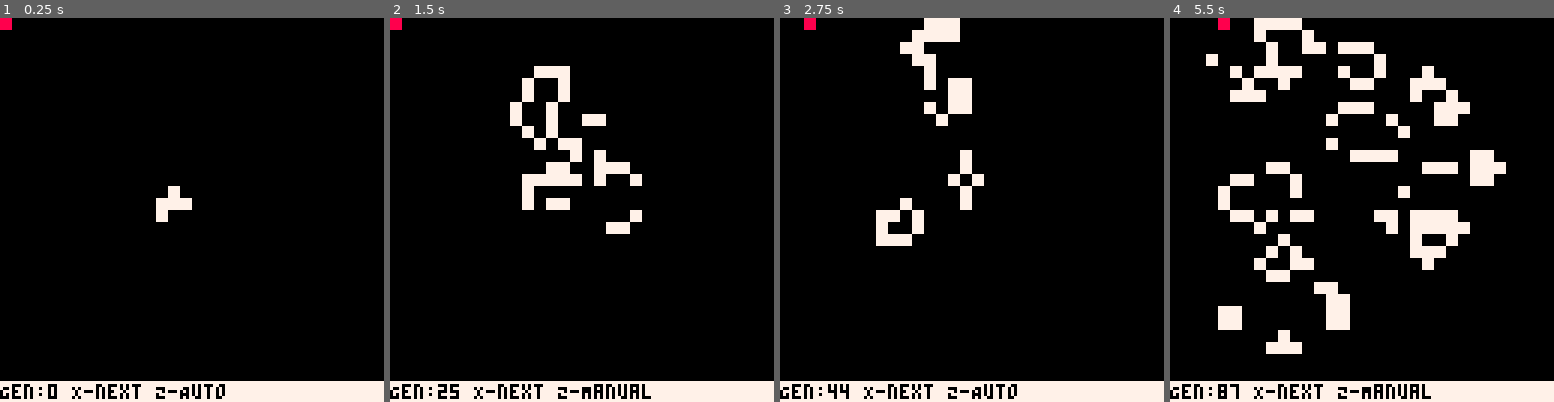
Above: before the commit, frames 1-4 (left to right).
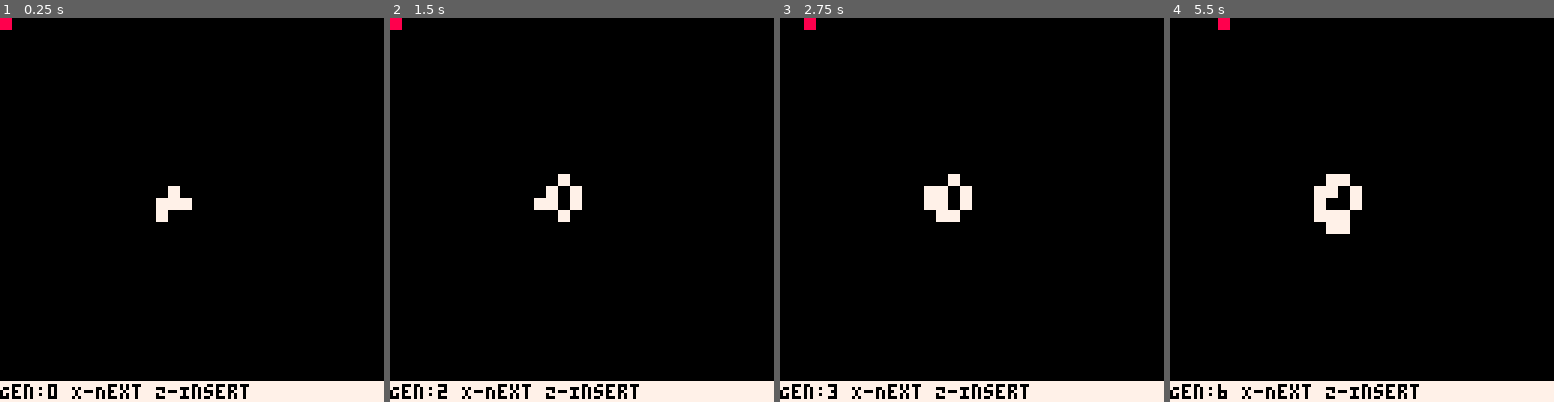
Above: after the commit, the same moments.

Repository: agonzalez777/My-Pico-8-Games
Game: PICO-8 cartridge carts/gameoflife.p8
Two runs of this game, one before a commit and one after it. Both use one fixed random seed, a clock stepped at 60 frames per second and the inputs below.
Inputs:
- Up to frame 1 (0.25 s): no input
- Up to frame 2 (1.5 s): tap X (X key) at 0.33, 1.07 s; tap O (Z key) at 0.7 s
- Up to frame 3 (2.75 s): hold Right 1.6-2.1 s; tap O (Z key) at 1.7, 2.1, 2.5 s; tap X (X key) at 1.85 s; hold Up 2.15-2.42 s; hold Right from 2.47 s (still down)
- Up to frame 4 (5.5 s): tap O (Z key) every 0.4 s from 2.9 to 5.3 s; tap X (X key) at 2.97, 4.08, 5.2 s; release Right at 3.03 s; hold Left 3.08-3.58 s; hold Down 3.63-3.97 s; hold Right 4.02-4.68 s; hold Up 4.73-5.03 s; hold Left from 5.08 s (still down)

The runs differ from the first frame. In frame 1, 0.3% of the frame differs, in the area x 25-65%, y 95-100%; in frame 2, 4.9%; in frame 3, 4.5%; in frame 4, 13%, in the area x 9-88%, y 0-100%.

Commit message:
Removed Auto Generate Functionality

Diff:
--- a/carts/gameoflife.p8
+++ b/carts/gameoflife.p8
@@ -97,10 +97,6 @@
 
 -- Draw Functions
 function _draw()
-    if (not user_control) then
-        calculate_next_board()
-        goto_next_board()
-    end
     draw_board(boards[board_index])
     draw_status_bar()
     draw_cursor(cursor_location.x,cursor_location.y,cell_size,red)
@@ -109,7 +105,7 @@
 -- Draw the Status Bar
 function draw_status_bar()
     rectfill(0,121,128,128,white)
-    print("Gen:"..generation.." X-next Z-"..status_user_control,0,122,black)
+    print("Gen:"..generation.." X-Next Z-Insert",0,122,black)
 end
 
 function draw_cursor(x,y,size,color)
@@ -157,7 +153,7 @@
             end
         end
         if (btnp(fire1)) then
-            user_control = not user_control
+            -- Input Enemy Cell
         end
         if (btnp(up)) then
             cursor_location.y -= 1
